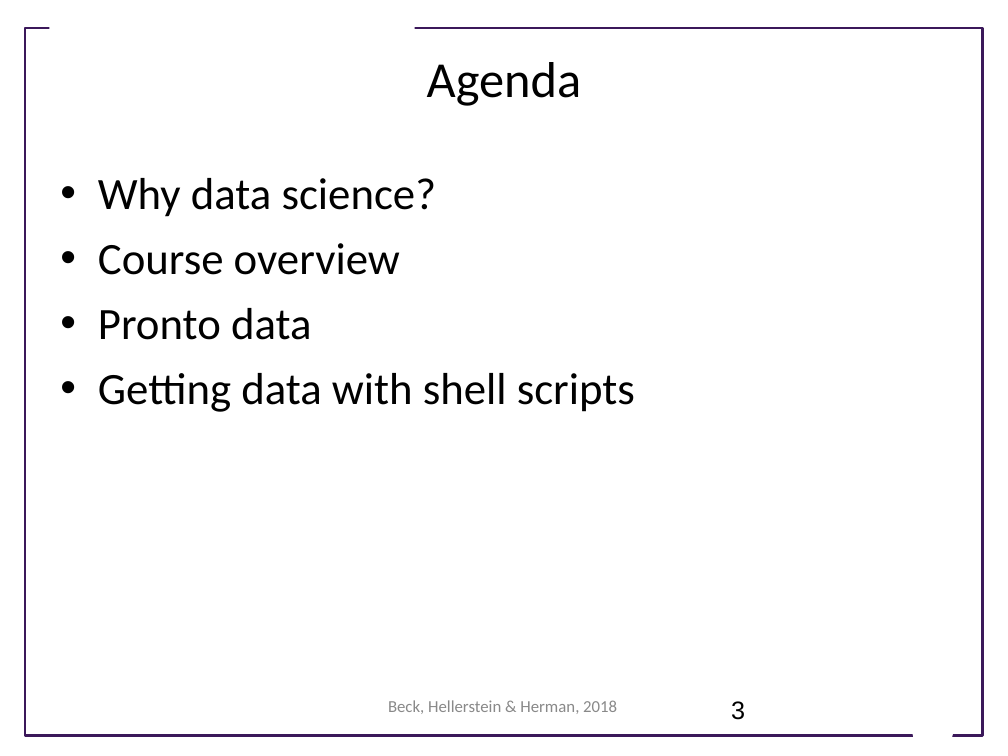
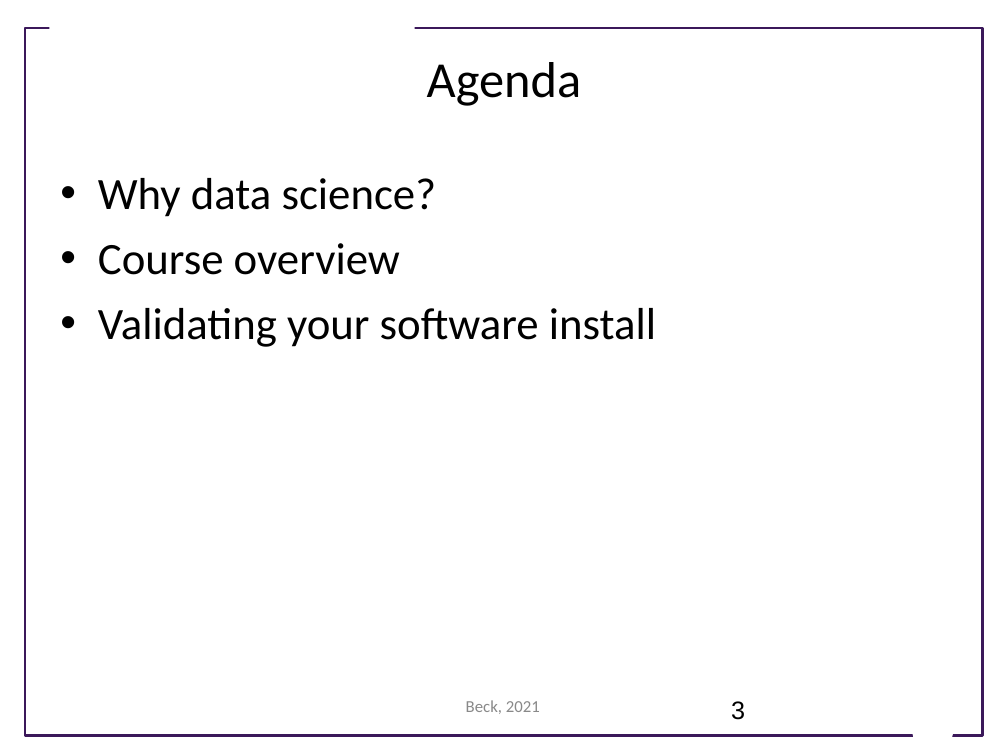
Before and after one commit to UWSEDS/lecture-materials, a slide deck: slide 3 of 01_overview/Course Introduction.pptx. Drawn at 1008x756 pixels with LibreOffice and Linux fonts; fonts in the diff are those of the drawing; background and template pictures are left out. Boxes give left, top, right and bottom in pixels: in the first picture for what was removed or moved away, otherwise in the second. Text is boxed around its words. In the diff, an @@ line names an element or a change of style, - is before the commit and + after.

```diff
--- a/01_overview/Course Introduction.pptx
+++ b/01_overview/Course Introduction.pptx
@@ text at box(98, 308, 656, 347): text changed @@
-• Pronto data
-• Getting data with shell scripts
+• Validating your software install
@@ text at box(466, 700, 540, 714): text changed @@
-Beck, Hellerstein & Herman, 2018
+Beck, 2021
```
Also in this commit, not shown: 12 other slides changed, 12 slides added, 6 slides removed.
